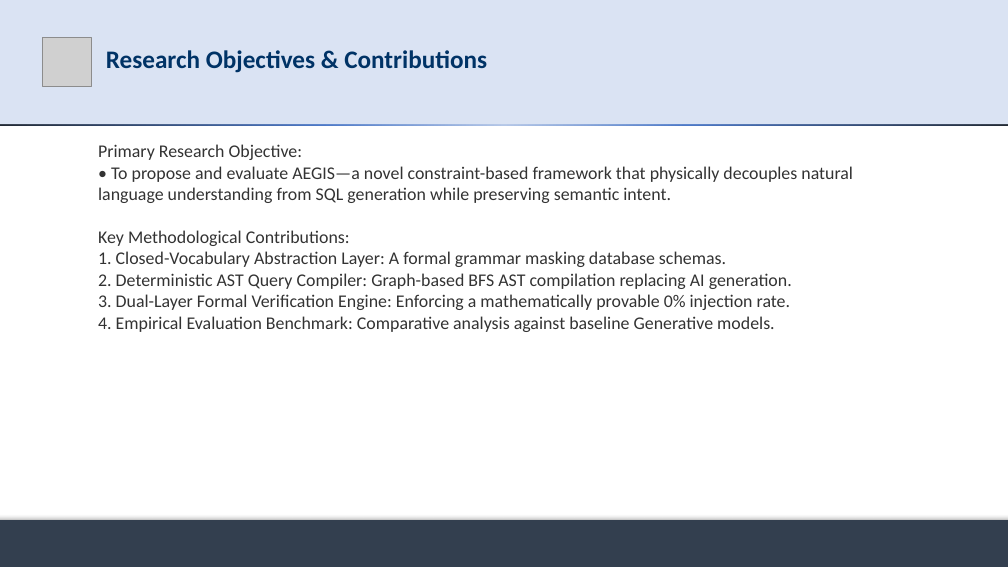
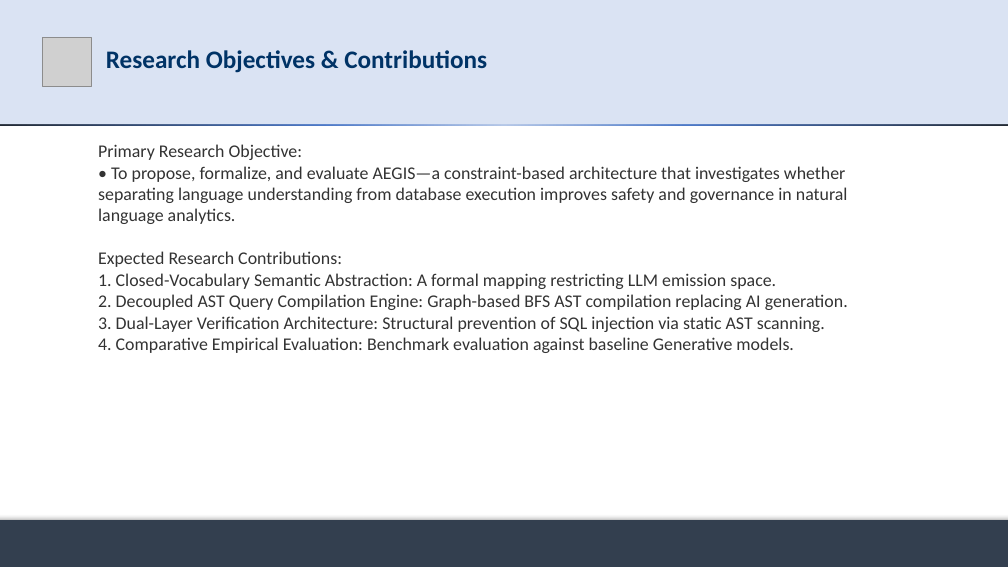
Before and after one commit to md-riaz/AEGIS-Research, a slide deck: slide 7 of docs/scripts/Md_Riaz_Mid_Defense_Final_0322310105101024.pptx (slide 5 before the commit). Drawn at 1008x567 pixels with LibreOffice and Linux fonts; fonts in the diff are those of the drawing; grey boxes stand for pictures. Boxes give left, top, right and bottom in pixels: in the first picture for what was removed or moved away, otherwise in the second. Text is boxed around its words. In the diff, an @@ line names an element or a change of style, - is before the commit and + after.

Commit message:
refactor(presentation): calibrate mid-defense deck with research questions, thesis title, and balanced evaluation claims

```diff
--- a/docs/scripts/Md_Riaz_Mid_Defense_Final_0322310105101024.pptx
+++ b/docs/scripts/Md_Riaz_Mid_Defense_Final_0322310105101024.pptx
@@ text at box(98, 166, 848, 353): text changed @@
-• To propose and evaluate AEGIS—a novel constraint-based framework that physically decouples natural language understanding from SQL generation while preserving semantic intent.
-Key Methodological Contributions:
-1. Closed-Vocabulary Abstraction Layer: A formal grammar masking database schemas.
-2. Deterministic AST Query Compiler: Graph-based BFS AST compilation replacing AI generation.
-3. Dual-Layer Formal Verification Engine: Enforcing a mathematically provable 0% injection rate.
-4. Empirical Evaluation Benchmark: Comparative analysis against baseline Generative models.
+• To propose, formalize, and evaluate AEGIS—a constraint-based architecture that investigates whether separating language understanding from database execution improves safety and governance in natural language analytics.
+Expected Research Contributions:
+1. Closed-Vocabulary Semantic Abstraction: A formal mapping restricting LLM emission space.
+2. Decoupled AST Query Compilation Engine: Graph-based BFS AST compilation replacing AI generation.
+3. Dual-Layer Verification Architecture: Structural prevention of SQL injection via static AST scanning.
+4. Comparative Empirical Evaluation: Benchmark evaluation against baseline Generative models.
```
Also in this commit, not shown: 12 other slides changed, 4 slides added, 4 slides removed, 19 other files.
